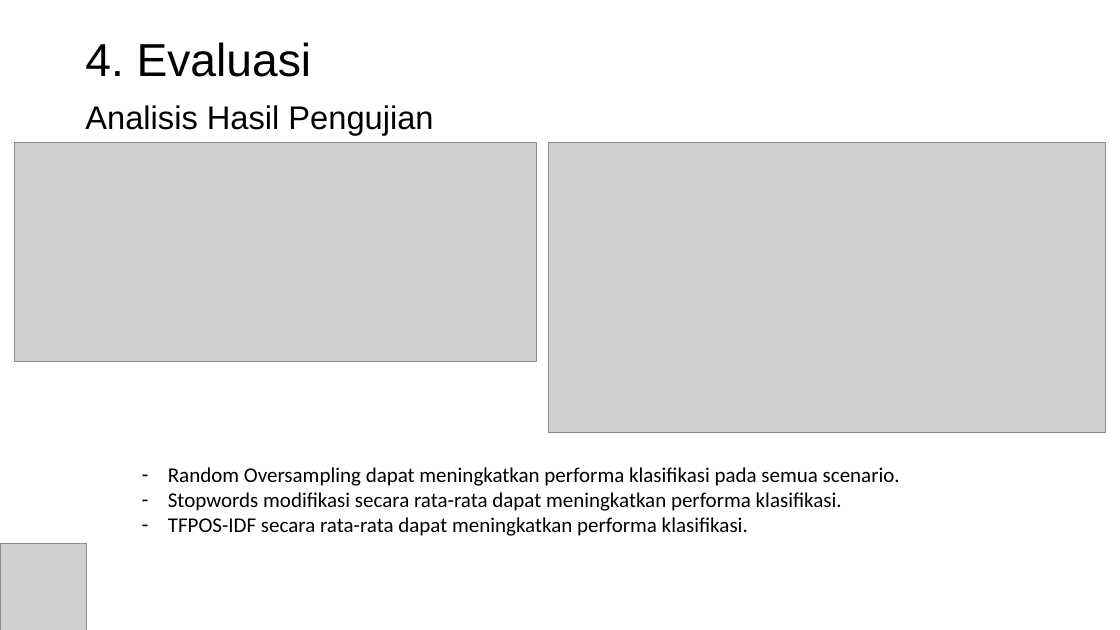
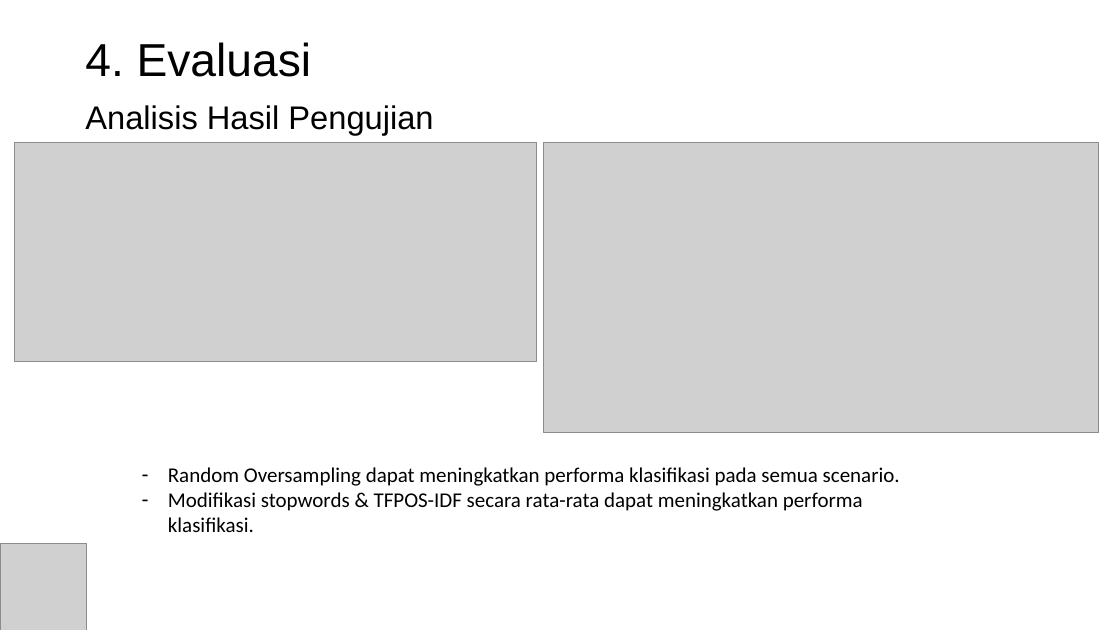
Before and after one commit to prawiraadam/finalproject, a slide deck: slide 22 of documents/Presentasi.pptx (slide 23 before the commit). Drawn at 1120x630 pixels with LibreOffice and Linux fonts; fonts in the diff are those of the drawing; grey boxes stand for pictures. Boxes give left, top, right and bottom in pixels: in the first picture for what was removed or moved away, otherwise in the second. Text is boxed around its words. In the diff, an @@ line names an element or a change of style, - is before the commit and + after.

```diff
--- a/documents/Presentasi.pptx
+++ b/documents/Presentasi.pptx
@@ picture: place and size @@
-picture at (549, 143, 1105, 432)
+picture at (544, 143, 1099, 432)
@@ text at (168, 492, 863, 532): text changed @@
-– Stopwords modifikasi secara rata-rata dapat meningkatkan performa klasifikasi.
-– TFPOS-IDF secara rata-rata dapat meningkatkan performa klasifikasi.
+– Modifikasi stopwords & TFPOS-IDF secara rata-rata dapat meningkatkan performa klasifikasi.
```
Also in this commit, not shown: 1 other slide changed, 10 other files.
